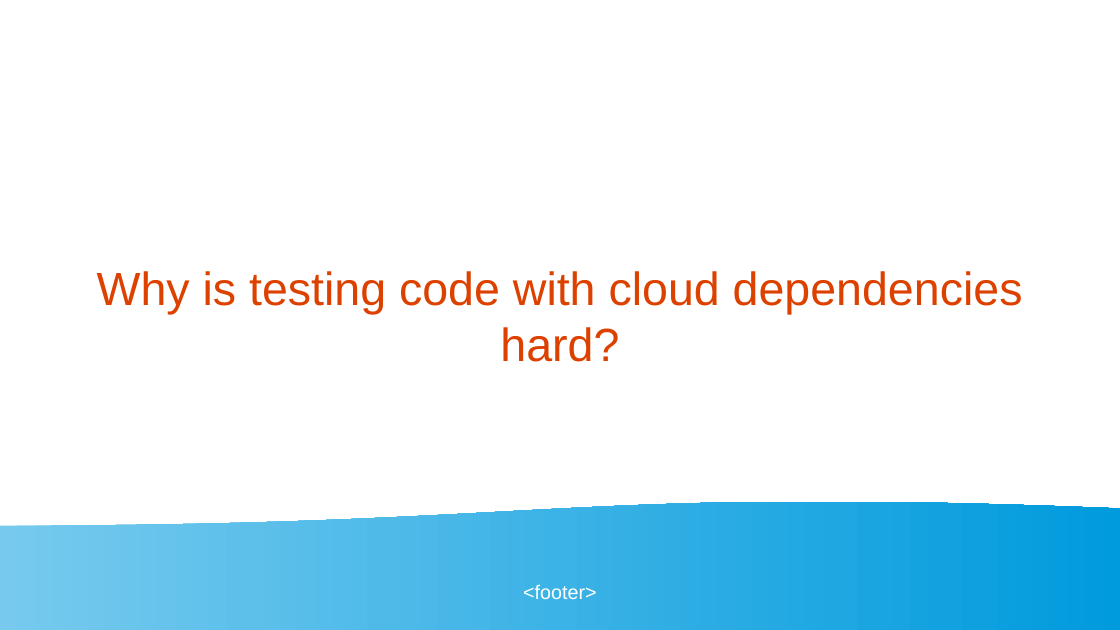
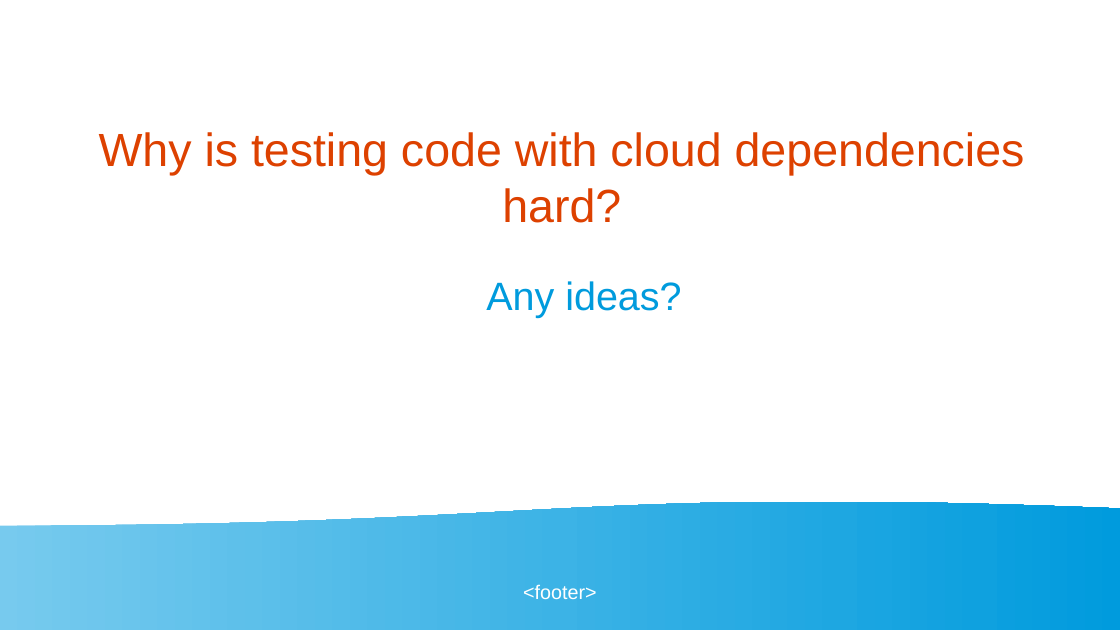
Before and after one commit to golangbot/gophercon-uk-2025-talk, a slide deck: slide 4 of Presentation.odp. Drawn at 1120x630 pixels with LibreOffice and Linux fonts; fonts in the diff are those of the drawing. Boxes give left, top, right and bottom in pixels: in the first picture for what was removed or moved away, otherwise in the second. Text is boxed around its words. In the diff, an @@ line names an element or a change of style, - is before the commit and + after.

```diff
--- a/Presentation.odp
+++ b/Presentation.odp
@@ title "Why is testing code with ..." moved from (x1=97, y1=271, x2=1023, y2=362) to (x1=99, y1=132, x2=1025, y2=223) @@
@@ text added at (x1=486, y1=281, x2=681, y2=318), 28 pt, text #009BDD @@
+Any ideas?
```
Also in this commit, not shown: 19 other slides changed, 3 other files.
